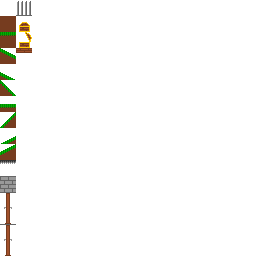
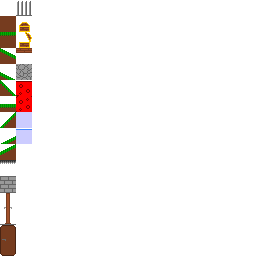
Comparing the layer stacks of the two 256 x 256 images. Changes:
added layer "Water Surface" above "Water" over [16, 129, 32, 144]
added layer "Water" above "Lava" over [16, 112, 32, 128]
added layer "Lava" above "Lava Surface" over [16, 96, 32, 112]
added layer "Lava Surface" above "Stone" over [16, 81, 32, 96]
added layer "Stone" above "Bridge" over [16, 64, 32, 80]
renamed "New Layer#13" to "Door (open)", painted on it over [0, 225, 16, 256]
hid "Background" over [0, 64, 32, 256]
